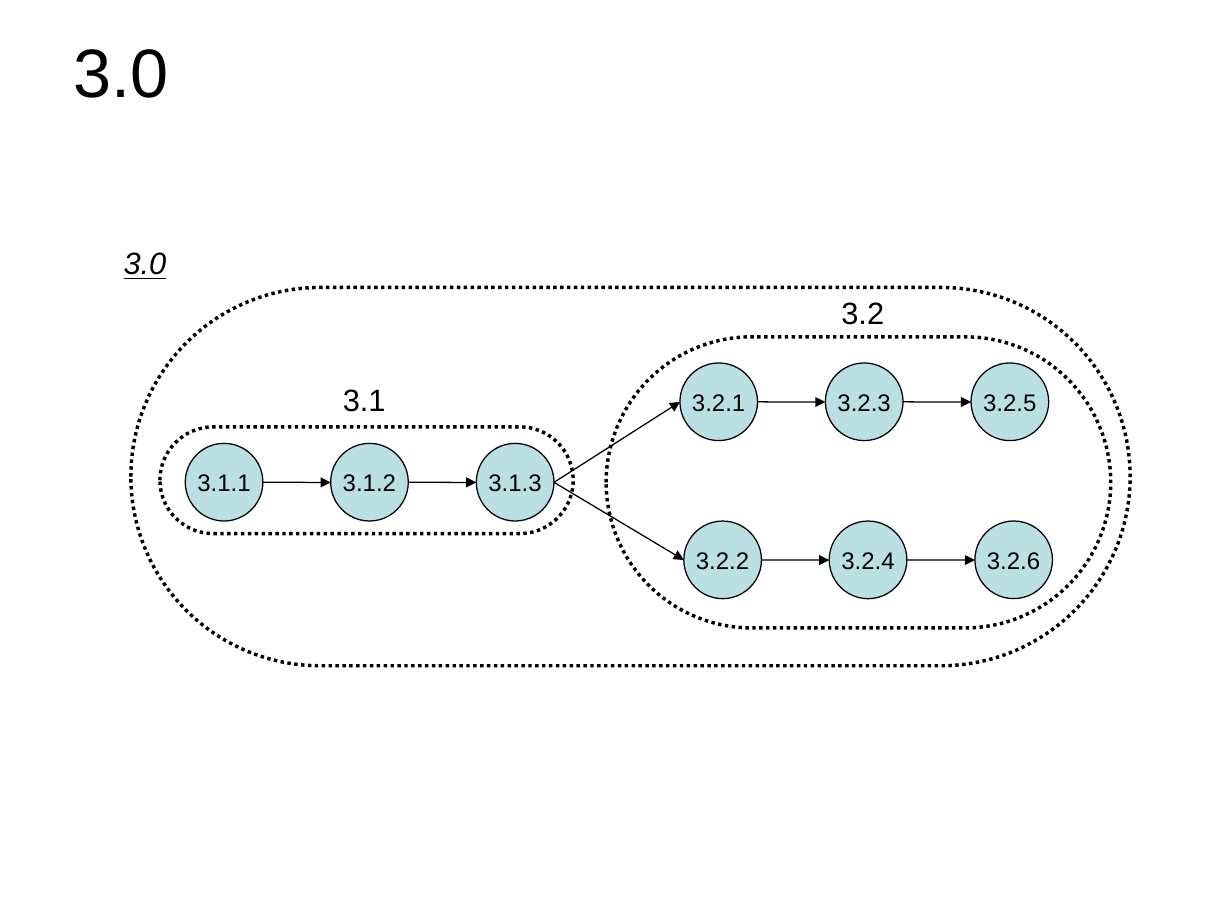
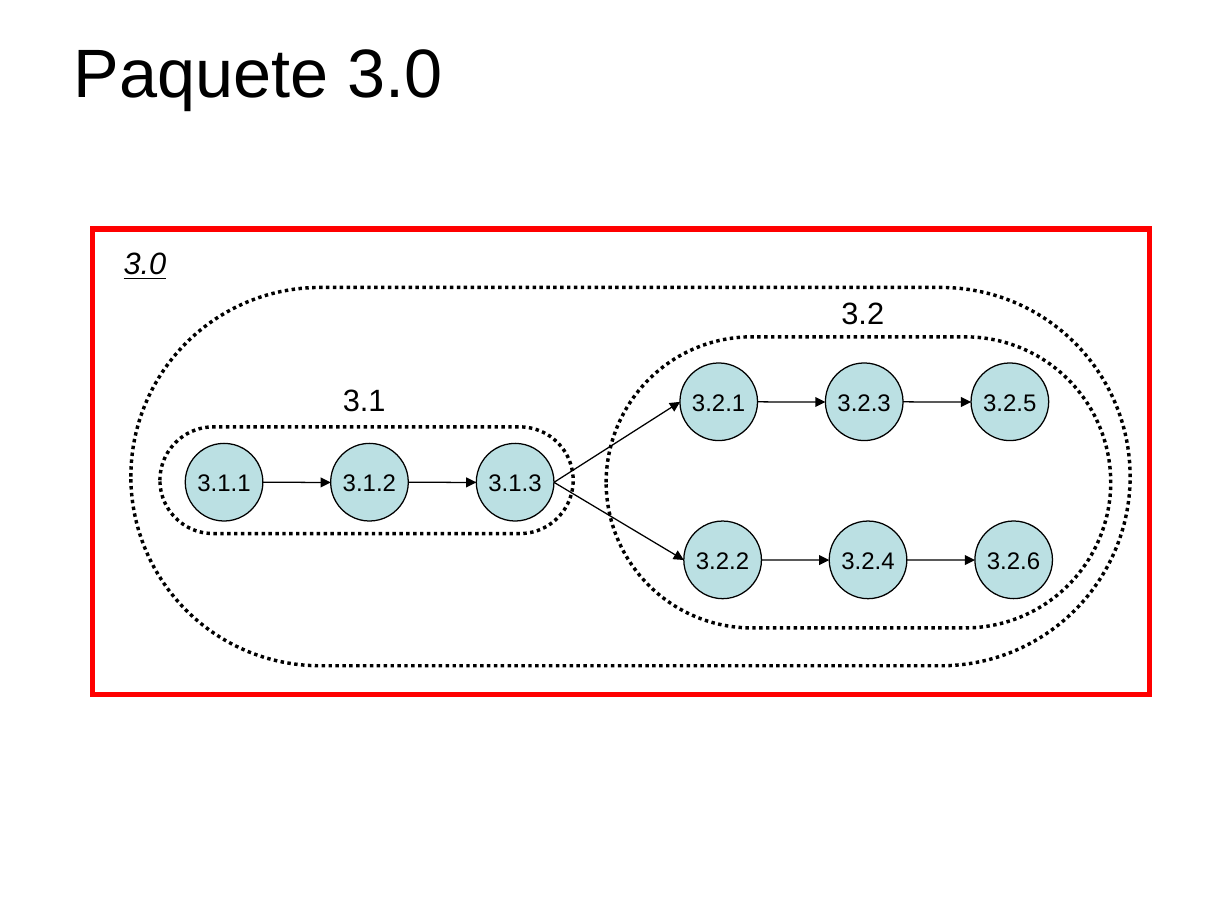
Before and after one commit to ebenites/gpy031, a slide deck: slide 4 of Sesion 3/POS_Red del proyecto_v1_0.ppt (slide 5 before the commit). Drawn at 1232x924 pixels with LibreOffice and Linux fonts; fonts in the diff are those of the drawing. Boxes give left, top, right and bottom in pixels: in the first picture for what was removed or moved away, otherwise in the second. Text is boxed around its words. In the diff, an @@ line names an element or a change of style, - is before the commit and + after.

```diff
--- a/Sesion 3/POS_Red del proyecto_v1_0.ppt
+++ b/Sesion 3/POS_Red del proyecto_v1_0.ppt
@@ title at (74,49,443,109): text changed @@
-3.0
+Paquete 3.0
@@ rectangle added at (92,229,1149,695), outline #FF0000 3 pt @@
```
Also in this commit, not shown: 4 other slides changed, 7 slides removed, 1 other file.
